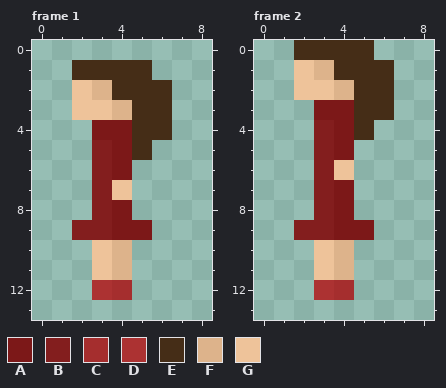
File history of a pixel-art file, Assets/PersonalAssets/NPC/Day3/Woman2DayThreeCorrectLeftIdle.aseprite. The picture above is the old version.
9x14 pixels, 3 frames. Shown: frame 1, frame 2. The commit also changed other frames, which this record leaves out.
Palette (. is transparent): A #7c1818  B #831e1e  C #a52e2e  D #ac3232  E #452d17  F #ddb38b  G #eec39a
Pixels before, frame 1, first column x 2:
 1 EEEE.
 2 GFEEE
 3 GGFEE
 4 .AAEE
 5 .BAE.
 6 .BA..
 7 .BG..
 8 .BA..
 9 BBAA.
10 .GF..
11 .GF..
12 .DC..
Pixels before, frame 2, first column x 2:
 0 EEEE.
 1 GFEEE
 2 GGFEE
 3 .AAEE
 4 .BAE.
 5 .BA..
 6 .BG..
 7 .BA..
 8 .BA..
 9 BBAA.
10 .GF..
11 .GF..
12 .DC..
New version:
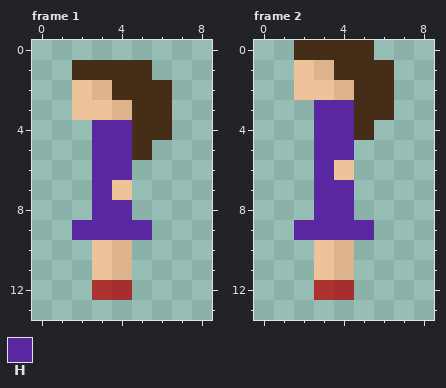
Colours new in this view: H #59279f
The author wrote: Asset update Added new skins for NPCs on day 3
What changed:
Frame 1:
y 4: x 3..4 AA -> HH
y 5..6: x 3..4 BA -> HH
y 7: x 3 B -> H
y 8: x 3..4 BA -> HH
y 9: x 2..5 BBAA -> HHHH
Frame 2:
y 3: x 3..4 AA -> HH
y 4..5: x 3..4 BA -> HH
y 6: x 3 B -> H
y 7..8: x 3..4 BA -> HH
y 9: x 2..5 BBAA -> HHHH
